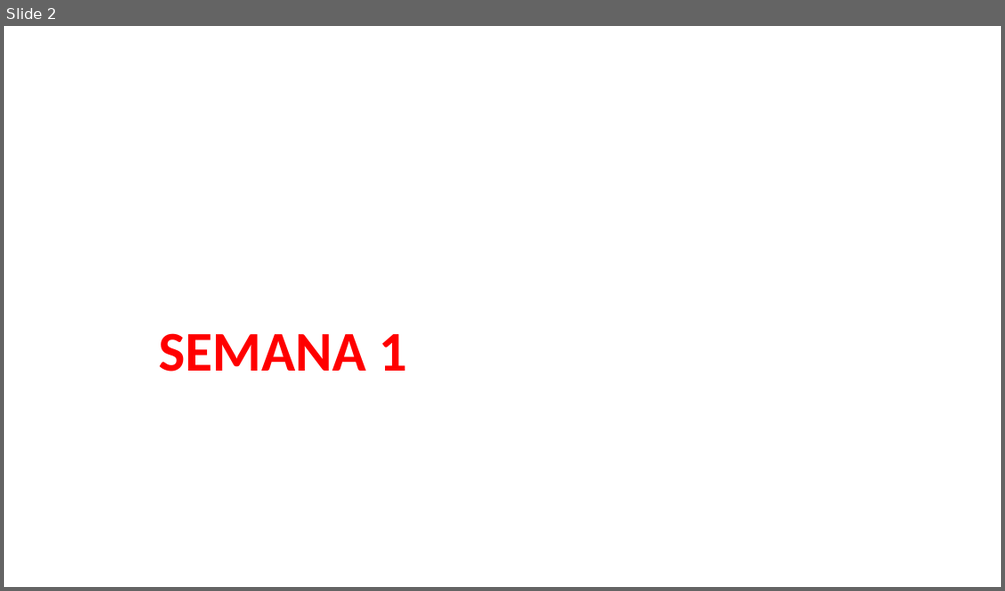
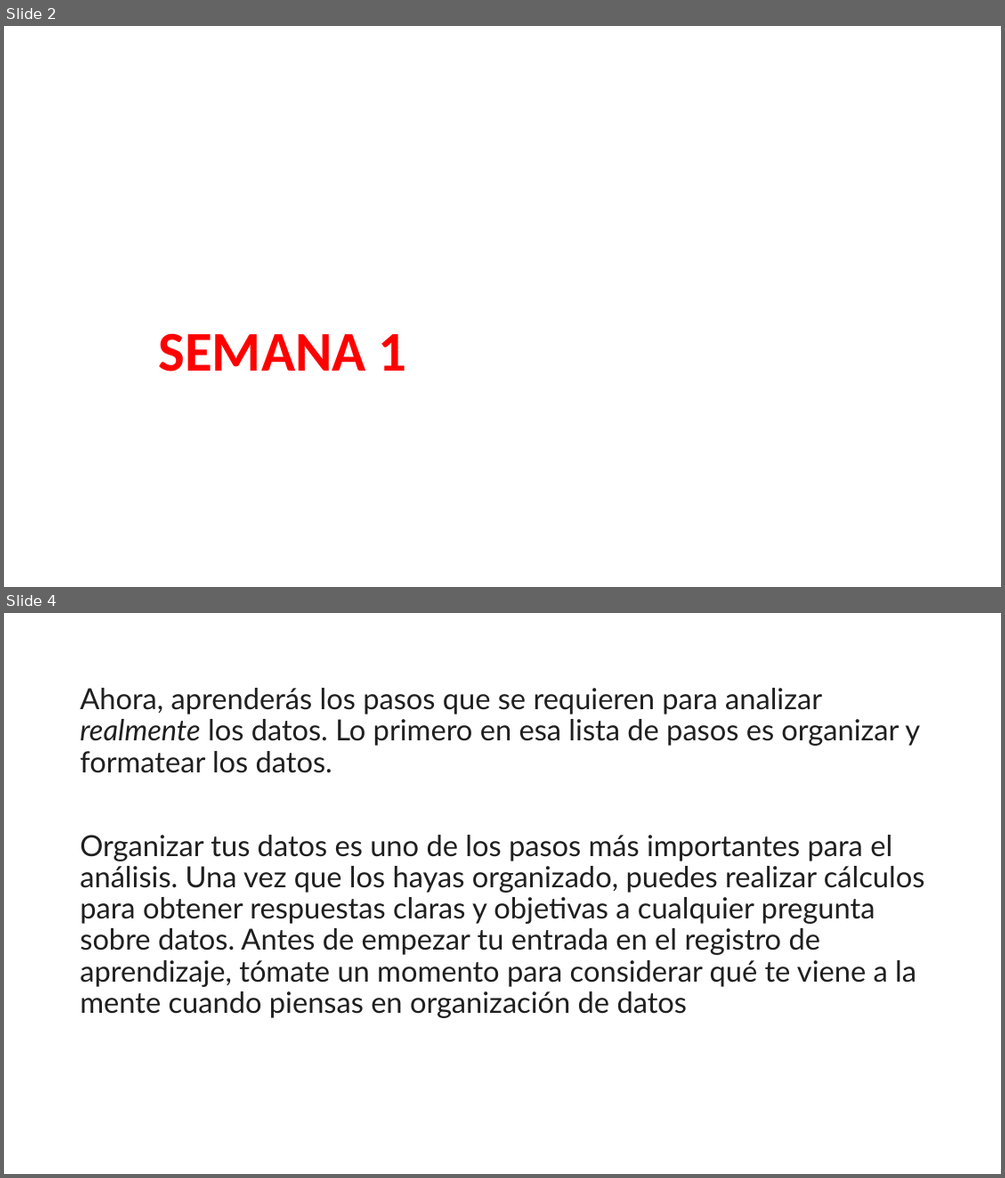
Before and after one commit to megath12/Data_Analysis_Google, a slide deck: 5_analizar_datos_para_responder.pptx. Shown one above the other, each under a label of ours: slide 2 before the commit, slides 2 and 4 after it; the slides between them are not shown. The pictures are 1005x591 and 1005x1178 pixels, drawn with LibreOffice and Linux fonts; fonts in the diff are those of the drawing. Boxes give left, top, right and bottom in pixels: in the first picture for what was removed or moved away, otherwise in the second. Text is boxed around its words. In the diff, an @@ line names an element or a change of style, - is before the commit and + after.

```diff
--- a/5_analizar_datos_para_responder.pptx
+++ b/5_analizar_datos_para_responder.pptx
@@ slide 4 added at [4, 613, 1001, 1174], background #FFFFFF @@
@@ text added at [80, 688, 925, 1018], 28 pt, text #1F1F1F @@
+Ahora, aprenderás los pasos que se requieren para analizar realmente los datos. Lo primero en esa lista de pasos es organizar y formatear los datos.
+Organizar tus datos es uno de los pasos más importantes para el análisis. Una vez que los hayas organizado, puedes realizar cálculos para obtener respuestas claras y objetivas a cualquier pregunta sobre datos. Antes de empezar tu entrada en el registro de aprendizaje, tómate un momento para considerar qué te viene a la mente cuando piensas en organización de datos
```
Also in this commit, not shown: 2 other slides added, 1 slide removed.
